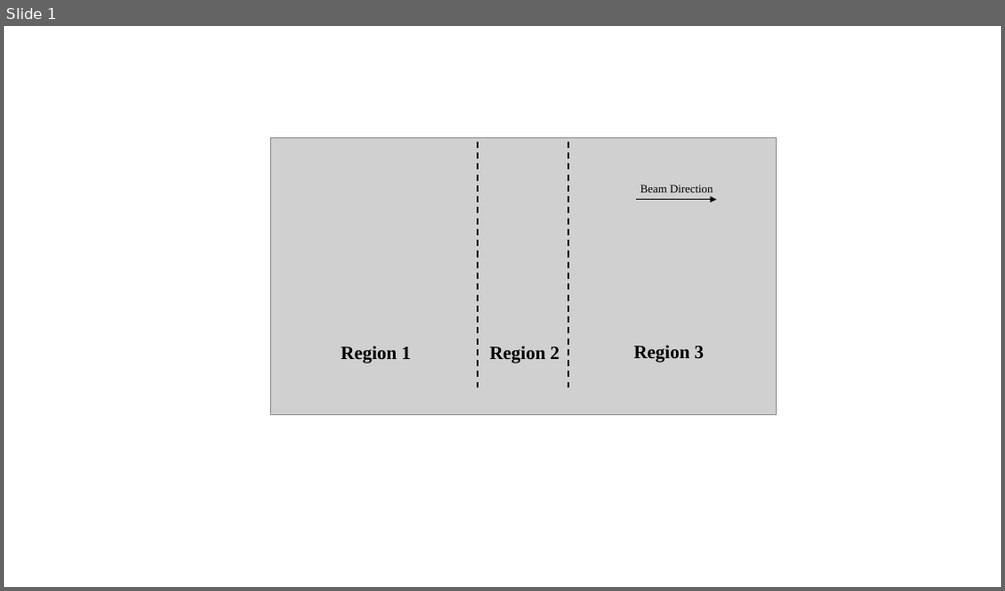
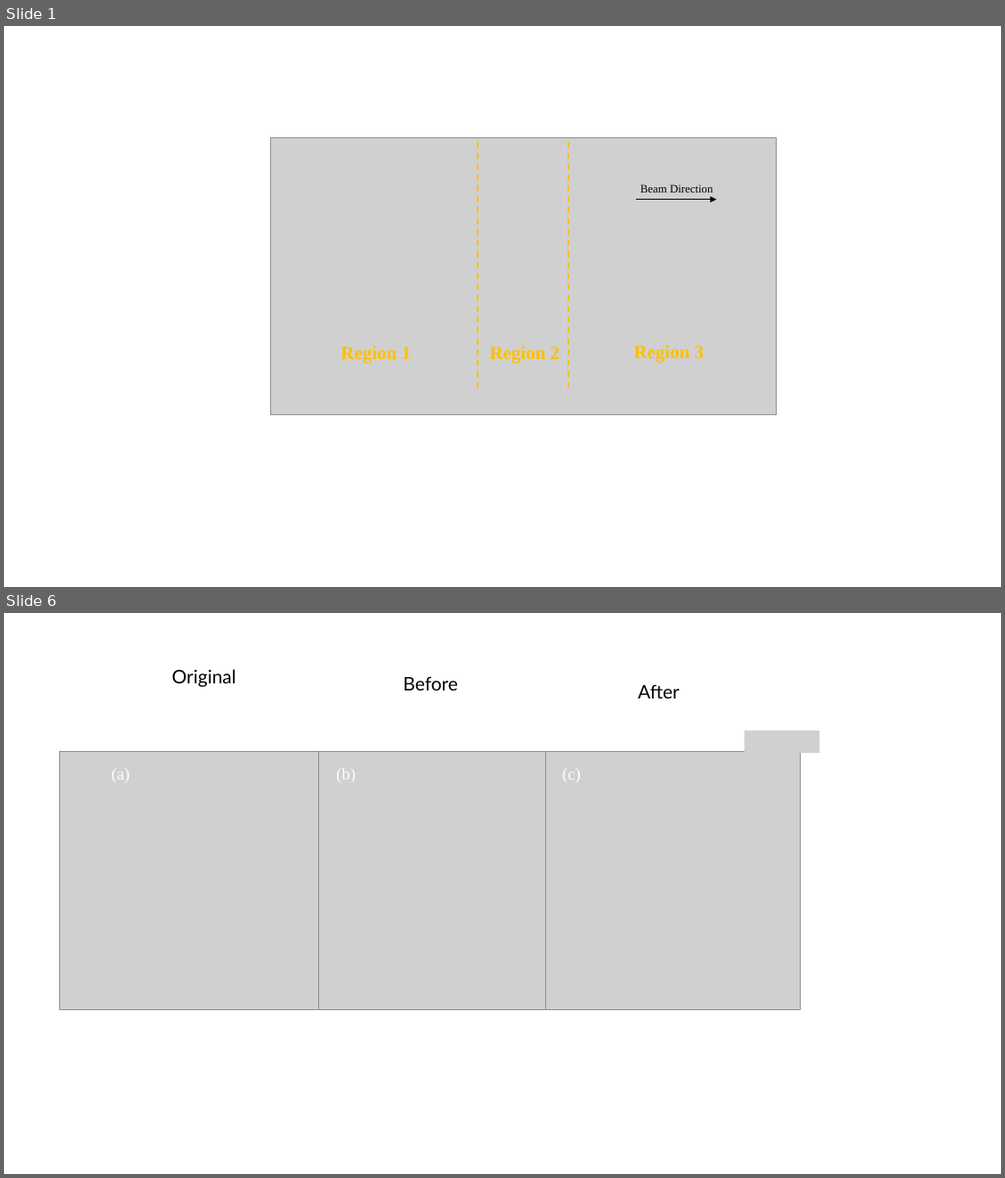
Before and after one commit to RobertXii/BaF-Error-Signal-Simulation, a slide deck: Figures/Final/Figure Edits.pptx. Shown one above the other, each under a label of ours: slide 1 before the commit, slides 1 and 6 after it; the slides between them are not shown. The pictures are 1005x591 and 1005x1178 pixels, drawn with LibreOffice and Linux fonts; fonts in the diff are those of the drawing; grey boxes stand for pictures. Boxes give left, top, right and bottom in pixels: in the first picture for what was removed or moved away, otherwise in the second. Text is boxed around its words. In the diff, an @@ line names an element or a change of style, - is before the commit and + after.

```diff
--- a/Figures/Final/Figure Edits.pptx
+++ b/Figures/Final/Figure Edits.pptx
@@ slide 6 added at [4, 613, 1001, 1174], background #FFFFFF @@
@@ text added at [172, 669, 236, 687], 18 pt, text #000000 @@
+Original
@@ text added at [403, 676, 458, 690], 18 pt, text #000000 @@
+Before
@@ text added at [638, 684, 680, 698], 18 pt, text #000000 @@
+After
@@ group added at [59, 730, 820, 1009]: 4 pictures, 3 texts @@
+(a)
+(b)
+(c)
@@ slide 1 changed as well @@
@@ line (477, 142) - (477, 388): stroke #000000 1.5 pt dashed to #FFC000 1.5 pt dashed @@
@@ line (568, 142) - (568, 388): stroke #000000 1.5 pt dashed to #FFC000 1.5 pt dashed @@
@@ text colour #000000 to #FFC000 in 3 elements at [340, 346, 411, 363], [490, 346, 559, 363], [634, 345, 704, 362] @@
```
Also in this commit, not shown: 5 other slides added, 6 slides removed, 9 other files.
